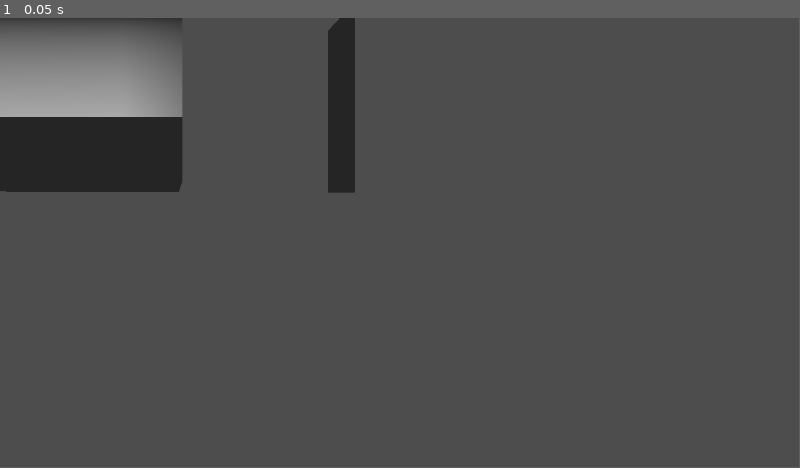
Above: before the commit, frame 1.
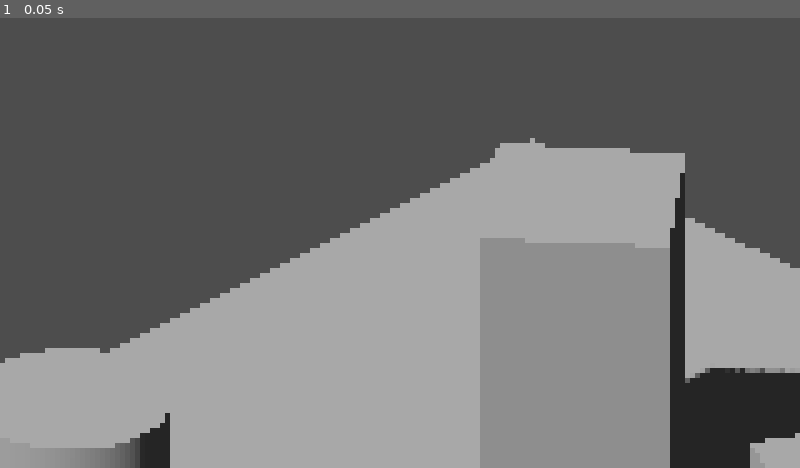
Above: after the commit, the same moment.

Repository: GildedToxin/Dungeon-Roguelike
Game: Godot game, scene res://PostProcessingTestScene.tscn
The game is run twice, just before and just after one commit, with the same random seed, the same clock (stepped at 60 frames per second) and the same inputs. Before the commit the project has no main scene; this scene is started directly in both runs.
Inputs:
- Up to frame 1 (0.05 s): no input
The window is 799x449 before the commit and 800x450 after it. Grey fills any space a smaller window leaves; there, only what the larger window draws over its background counts as a difference.

The runs differ from the first frame. In frame 1, 59% of the frame differs, in the area x 0-100%, y 0-100%.

Commit message:
Adjustments and Pixelization

Diff:
--- a/dungeon-roguelike/PostProcessingTestScene.tscn
+++ b/dungeon-roguelike/PostProcessingTestScene.tscn
@@ -13,38 +13,47 @@
 [node name="Node3D" type="Node3D" unique_id=1704006477]
 
 [node name="SubViewportContainer" type="SubViewportContainer" parent="." unique_id=1284341304]
-offset_right = 40.0
-offset_bottom = 40.0
+texture_filter = 1
+offset_right = 1920.0
+offset_bottom = 1080.0
+stretch = true
+stretch_shrink = 8
 
 [node name="SubViewport" type="SubViewport" parent="SubViewportContainer" unique_id=1627329360]
+size = Vector2i(240, 135)
 
 [node name="PostProcessing" type="MeshInstance3D" parent="SubViewportContainer/SubViewport" unique_id=753226372]
+visible = false
 mesh = SubResource("QuadMesh_t1gca")
 
 [node name="WorldEnvironment" type="WorldEnvironment" parent="SubViewportContainer/SubViewport" unique_id=1064349118]
 environment = SubResource("Environment_srgcj")
 
 [node name="DirectionalLight3D" type="DirectionalLight3D" parent="SubViewportContainer/SubViewport" unique_id=1664800555]
-transform = Transform3D(1, 0, 0, 0, 0.87942433, 0.47603866, 0, -0.47603866, 0.87942433, 0, 0, 0)
+transform = Transform3D(1, 0, 0, 0, 0.6299306, 0.7766515, 0, -0.7766515, 0.6299306, 0, 0, 0)
 shadow_enabled = true
 
 [node name="CamRig" type="Node3D" parent="SubViewportContainer/SubViewport" unique_id=1994310729]
+transform = Transform3D(0.70947236, -0.35236666, 0.61031693, 0, 0.8660254, 0.5, -0.7047333, -0.35473618, 0.61442107, 1.2510736, 1.2028835, 1.2925277)
 
 [node name="Camera3D" type="Camera3D" parent="SubViewportContainer/SubViewport/CamRig" unique_id=921208204]
+transform = Transform3D(1, 1.4901161e-08, 1.1920929e-07, 0, 1.0000001, 1.6391277e-07, -1.1920929e-07, -1.6391277e-07, 1, 0.1189121, 0.24341866, 1.2119377)
+projection = 1
+far = 30.0
 
 [node name="Floor" type="MeshInstance3D" parent="SubViewportContainer/SubViewport" unique_id=139878930]
 mesh = SubResource("PlaneMesh_7xhe0")
 
 [node name="Cube" type="MeshInstance3D" parent="SubViewportContainer/SubViewport" unique_id=1585979519]
-transform = Transform3D(0.26408917, 0, 0, 0, 0.2914797, 0, 0, 0, 0.26408917, 0.40276936, 0.15054518, -0.28433028)
+transform = Transform3D(0.23845617, 0, -0.11349775, 0, 0.29147968, 0, 0.11349775, 0, 0.23845617, 0.40276936, 0.15054518, -0.28433028)
 mesh = SubResource("BoxMesh_j5sfn")
 
 [node name="Cube2" type="MeshInstance3D" parent="SubViewportContainer/SubViewport" unique_id=1290378814]
-transform = Transform3D(0.27968115, 0, 0, 0, 0.55862236, 0, 0, 0, 0.27968115, -0.13771069, 0.28549415, -0.23922098)
+transform = Transform3D(0.17844468, 0, -0.21535794, 0, 0.55862236, 0, 0.21535794, 0, 0.17844468, -0.13771069, 0.28549415, -0.23922098)
 mesh = SubResource("BoxMesh_j5sfn")
 
 [node name="Cube3" type="MeshInstance3D" parent="SubViewportContainer/SubViewport" unique_id=1139506819]
-transform = Transform3D(0.19574332, 0, 0, 0, 0.11734158, 0, 0, 0, 0.19574332, 0.100541234, 0.061050236, 0.2614445)
+transform = Transform3D(0.18154502, 0, 0.07319052, 0, 0.11734157, 0, -0.07319052, 0, 0.18154502, 0.100541234, 0.061050236, 0.2614445)
 mesh = SubResource("BoxMesh_j5sfn")
 
 [node name="Cylinder" type="MeshInstance3D" parent="SubViewportContainer/SubViewport" unique_id=696762338]
--- a/dungeon-roguelike/project.godot
+++ b/dungeon-roguelike/project.godot
@@ -11,8 +11,14 @@
 [application]
 
 config/name="Dungeon Roguelike"
+run/main_scene="uid://mfpv08cai412"
 config/features=PackedStringArray("4.6", "Forward Plus")
 config/icon="res://icon.svg"
+
+[display]
+
+window/size/viewport_width=1280
+window/size/viewport_height=720
 
 [physics]
 
